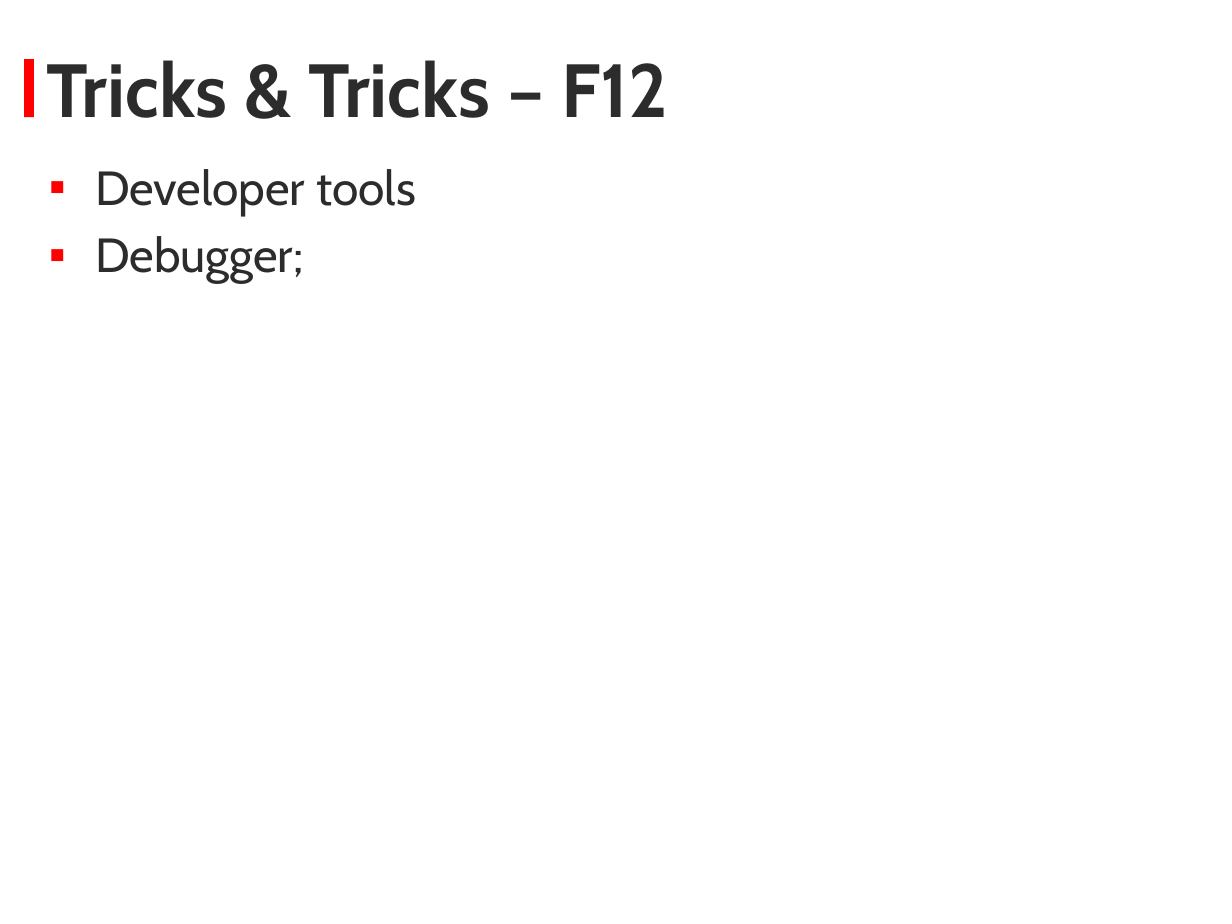
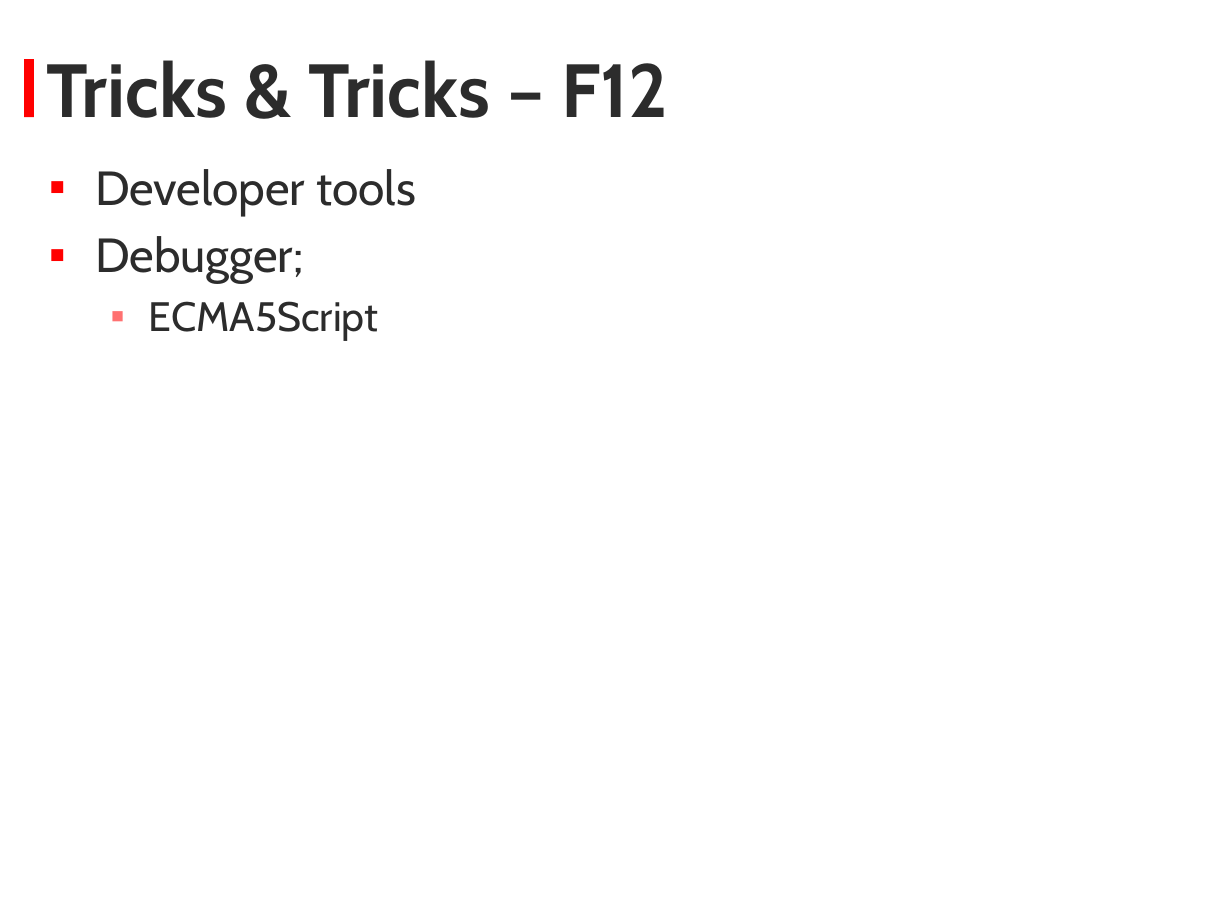
Before and after one commit to KyorCode/Bootcamp2013, a slide deck: slide 8 of Bootcamp_2013_Javascript.pptx. Drawn at 1232x924 pixels with LibreOffice and Linux fonts; fonts in the diff are those of the drawing; background and template pictures are left out. Boxes give left, top, right and bottom in pixels: in the first picture for what was removed or moved away, otherwise in the second. Text is boxed around its words. In the diff, an @@ line names an element or a change of style, - is before the commit and + after.

```diff
--- a/Bootcamp_2013_Javascript.pptx
+++ b/Bootcamp_2013_Javascript.pptx
@@ text at (x1=149, y1=301, x2=378, y2=341): paragraph added @@
+  ▪ ECMA5Script
```
Also in this commit, not shown: 4 other slides changed, 3 other files.
